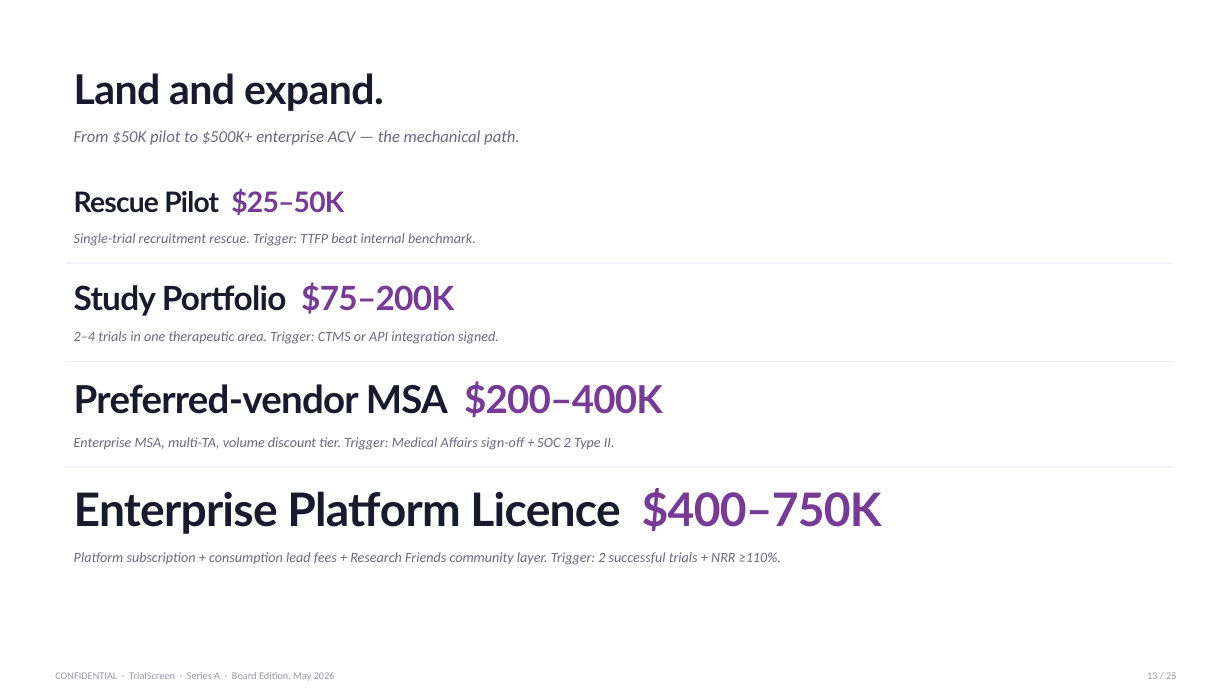
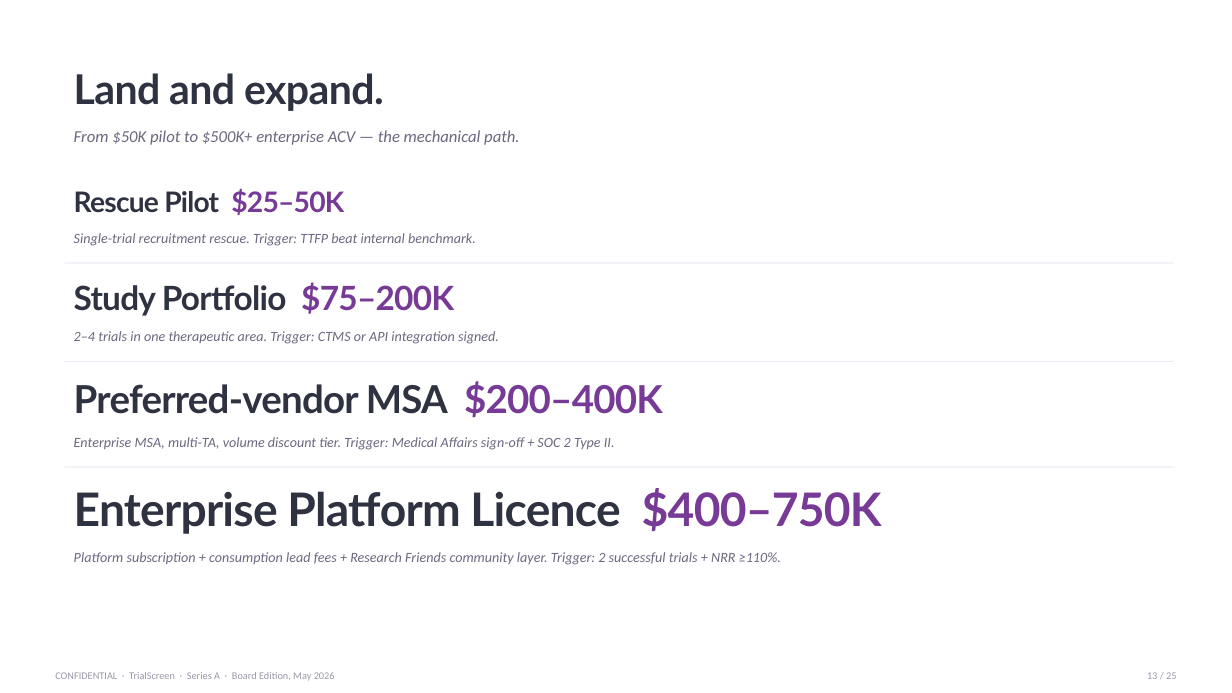
Before and after one commit to akamu47/trialscreen-board-pack, a slide deck: slide 13 of documents/TrialScreen_SeriesA_Deck.pptx. Drawn at 1232x693 pixels with LibreOffice and Linux fonts; fonts in the diff are those of the drawing. Boxes give left, top, right and bottom in pixels: in the first picture for what was removed or moved away, otherwise in the second. Text is boxed around its words. In the diff, an @@ line names an element or a change of style, - is before the commit and + after.

```diff
--- a/documents/TrialScreen_SeriesA_Deck.pptx
+++ b/documents/TrialScreen_SeriesA_Deck.pptx
@@ text "Land and expand." at [74, 73, 384, 111]: text colour #1A1A2E to #2F3241 @@
@@ text "Rescue Pilot $25–50K" at [74, 188, 344, 215]: text colour #1A1A2E to #2F3241 in "Rescue Pilot" @@
@@ text "Study Portfolio $75–200K" at [74, 282, 454, 316]: text colour #1A1A2E to #2F3241 in "Study Portfolio" @@
@@ text "Preferred-vendor MSA $200–400K" at [74, 381, 663, 418]: text colour #1A1A2E to #2F3241 in "Preferred-vendor MSA" @@
@@ text "Enterprise Platform Licence $400–750K" at [74, 488, 882, 534]: text colour #1A1A2E to #2F3241 in "Enterprise Platform Licence" @@
```
Also in this commit, not shown: 24 other slides changed, 1 other file.
